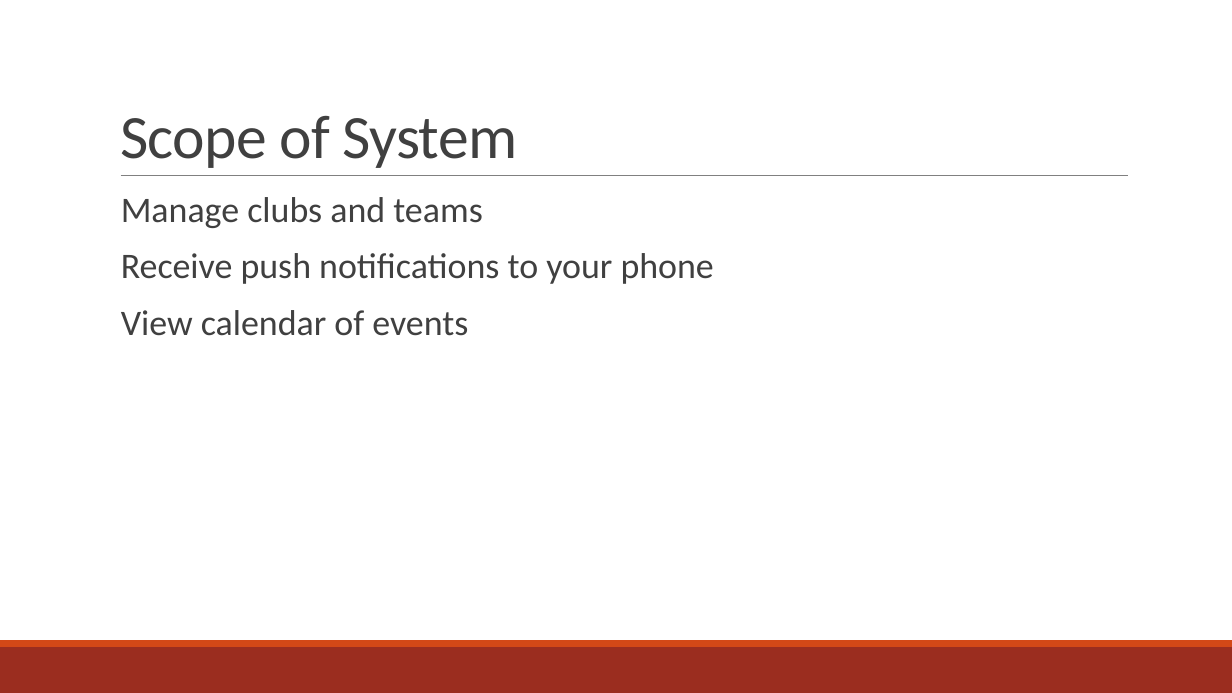
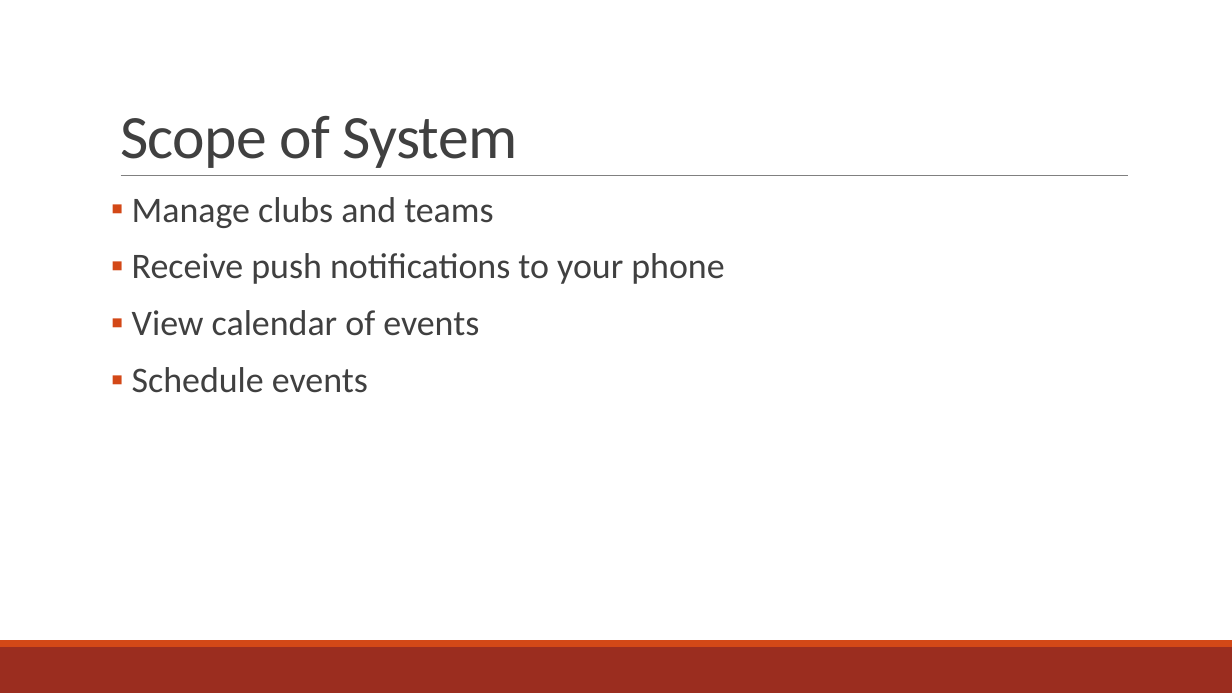
Before and after one commit to amgabriel45/CS495ClubStuff, a slide deck: slide 3 of Crimson Clubs (Design).pptx. Drawn at 1232x693 pixels with LibreOffice and Linux fonts; fonts in the diff are those of the drawing. Boxes give left, top, right and bottom in pixels: in the first picture for what was removed or moved away, otherwise in the second. Text is boxed around its words. In the diff, an @@ line names an element or a change of style, - is before the commit and + after.

Commit message:
Updated scope of system

```diff
--- a/Crimson Clubs (Design).pptx
+++ b/Crimson Clubs (Design).pptx
@@ text at <box>132,197,724,336</box>: bullet   to ▪ @@
@@ text at <box>132,367,368,393</box>: paragraph added @@
+▪ Schedule events
```
